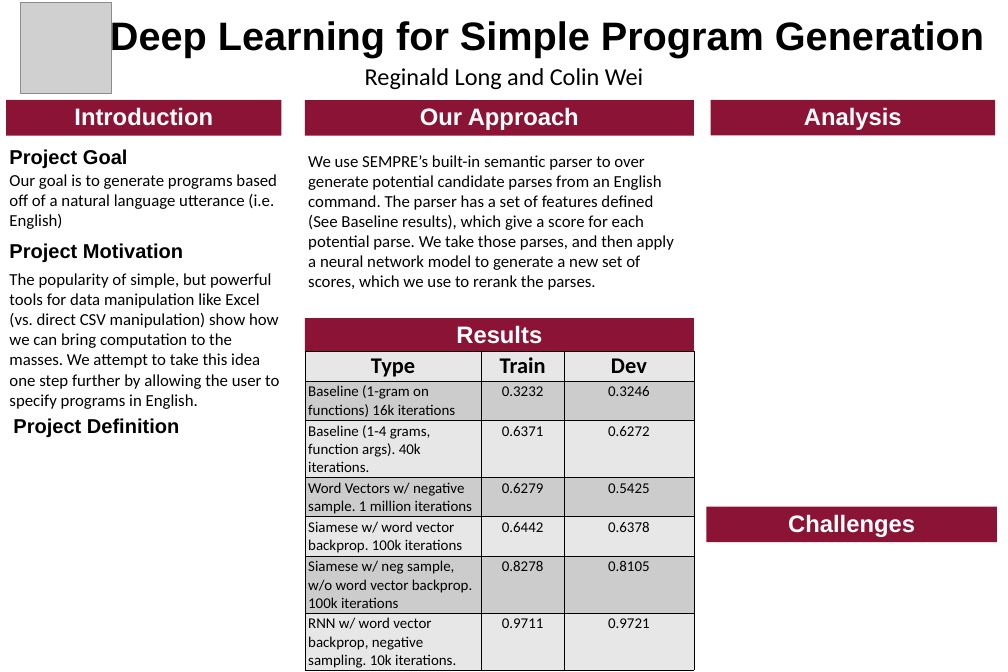
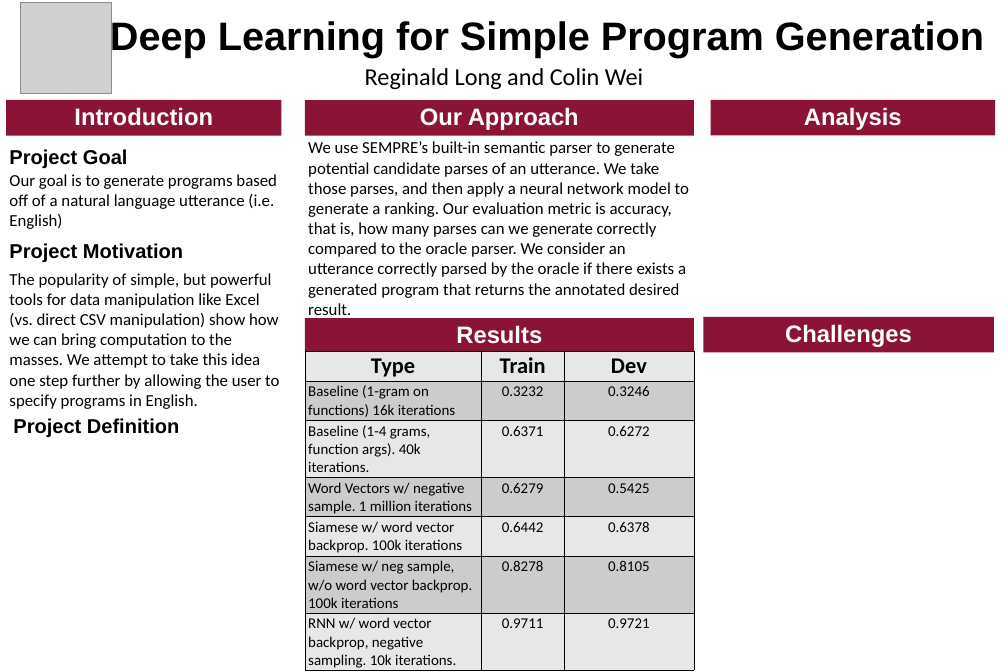
Before and after one commit to reggylong/program, a slide deck: slide 1 of poster.pptx. Drawn at 1008x672 pixels with LibreOffice and Linux fonts; fonts in the diff are those of the drawing; grey boxes stand for pictures. Boxes give left, top, right and bottom in pixels: in the first picture for what was removed or moved away, otherwise in the second. Text is boxed around its words. In the diff, an @@ line names an element or a change of style, - is before the commit and + after.

```diff
--- a/poster.pptx
+++ b/poster.pptx
@@ text at (x1=308, y1=141, x2=689, y2=319): text changed @@
-We use SEMPRE’s built-in semantic parser to over generate potential candidate parses from an English command. The parser has a set of features defined (See Baseline results), which give a score for each potential parse. We take those parses, and then apply a neural network model to generate a new set of scores, which we use to rerank the parses.
+We use SEMPRE’s built-in semantic parser to generate potential candidate parses of an utterance. We take those parses, and then apply a neural network model to generate a ranking. Our evaluation metric is accuracy, that is, how many parses can we generate correctly compared to the oracle parser. We consider an utterance correctly parsed by the oracle if there exists a generated program that returns the annotated desired result.
@@ rectangle "Challenges" moved from (x1=707, y1=507, x2=997, y2=542) to (x1=703, y1=317, x2=994, y2=352) @@
```
Also in this commit, not shown: 1 slide removed.
